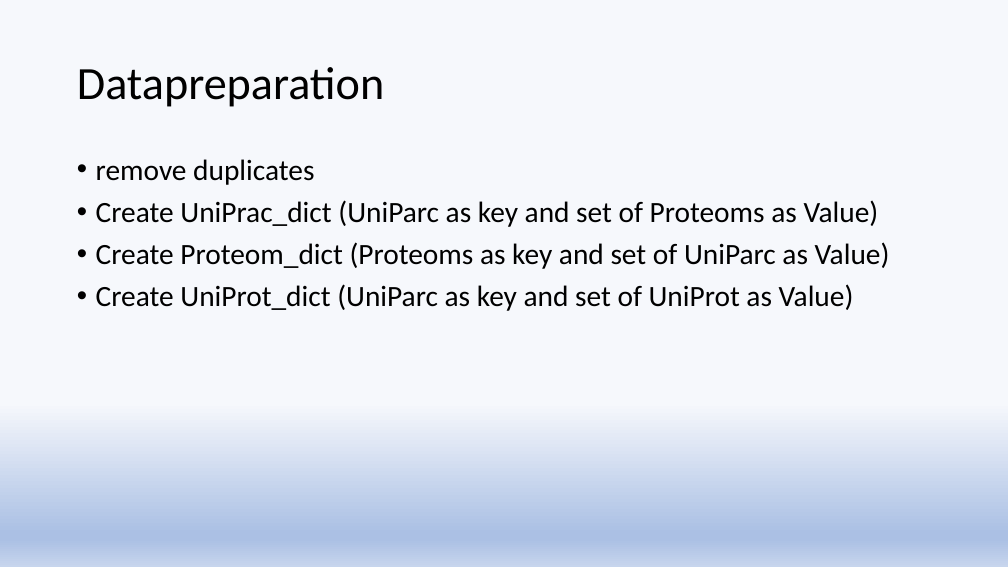
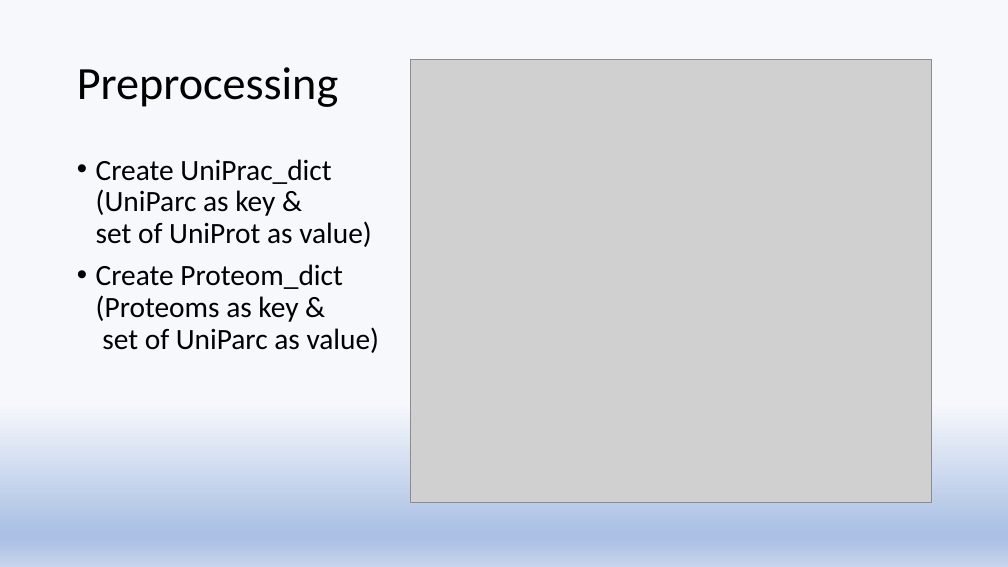
Before and after one commit to amnonbleich/AML, a slide deck: slide 3 of task_02/aml-ex2.pptx. Drawn at 1008x567 pixels with LibreOffice and Linux fonts; fonts in the diff are those of the drawing; grey boxes stand for pictures. Boxes give left, top, right and bottom in pixels: in the first picture for what was removed or moved away, otherwise in the second. Text is boxed around its words. In the diff, an @@ line names an element or a change of style, - is before the commit and + after.

```diff
--- a/task_02/aml-ex2.pptx
+++ b/task_02/aml-ex2.pptx
@@ title at [77, 67, 338, 107]: text changed @@
-Datapreparation
+Preprocessing
@@ picture added at [411, 60, 932, 503] @@
@@ text at [96, 159, 380, 353]: text changed @@
-• remove duplicates
-• Create UniPrac_dict (UniParc as key and set of Proteoms as Value)
-• Create Proteom_dict (Proteoms as key and set of UniParc as Value)
-• Create UniProt_dict (UniParc as key and set of UniProt as Value)
+• Create UniPrac_dict (UniParc as key &
+  set of UniProt as value)
+• Create Proteom_dict (Proteoms as key &
+  set of UniParc as value)
```
Also in this commit, not shown: 1 other slide changed, 3 slides added, 2 slides removed, 3 other files.
